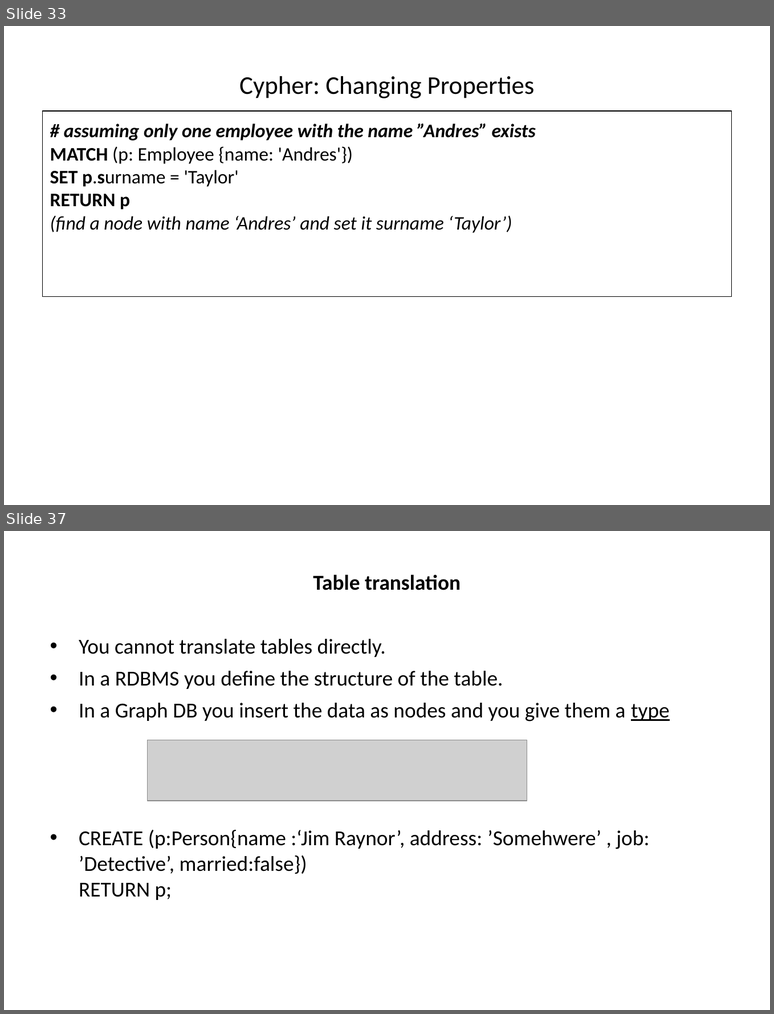
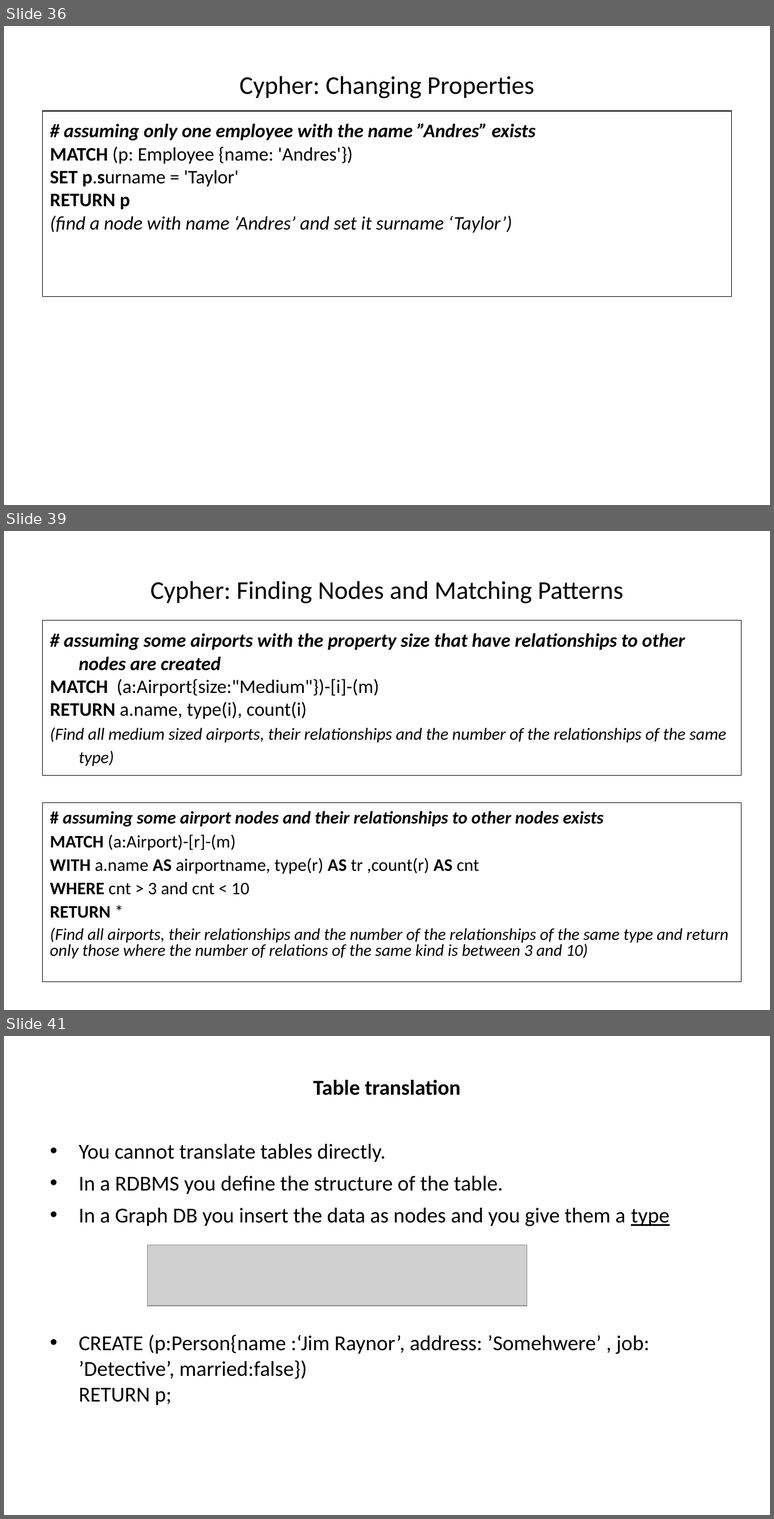
Before and after one commit to hogeschool/INFDEV026B, a slide deck: 2018-2019/build/Lecture 5.pptx. Shown one above the other, each under a label of ours: slides 33 and 37 before the commit, slides 36, 39 and 41 after it; the slides between them are not shown. The pictures are 774x1014 and 774x1519 pixels, drawn with LibreOffice and Linux fonts; fonts in the diff are those of the drawing; grey boxes stand for pictures. Boxes give left, top, right and bottom in pixels: in the first picture for what was removed or moved away, otherwise in the second. Text is boxed around its words. In the diff, an @@ line names an element or a change of style, - is before the commit and + after.

```diff
--- a/2018-2019/build/Lecture 5.pptx
+++ b/2018-2019/build/Lecture 5.pptx
@@ slide 39 added at [4,531,770,1010], background #FFFFFF @@
@@ title added at [150,581,624,603], 24 pt, text #000000 @@
+Cypher: Finding Nodes and Matching Patterns
@@ rectangle added at [42,620,741,776], outline #000000 0.75 pt, 18 pt, text #000000, italic @@
+# assuming some airports with the property size that have relationships to other nodes are created
+MATCH (a:Airport{size:"Medium"})-[i]-(m)
+RETURN a.name, type(i), count(i)
+(Find all medium sized airports, their relationships and the number of the relationships of the same type)
@@ text added at [42,803,741,982], outline #000000 0.75 pt, 16.6 pt, text #000000, italic @@
+# assuming some airport nodes and their relationships to other nodes exists
+MATCH (a:Airport)-[r]-(m)
+WITH a.name AS airportname, type(r) AS tr ,count(r) AS cnt
+WHERE cnt > 3 and cnt < 10
+RETURN *
+(Find all airports, their relationships and the number of the relationships of the same type and return only those where the number of relations of the same kind is between 3 and 10)
@@ what was slide 33 is now slide 36 @@
@@ what was slide 37 is now slide 41 @@
```
Also in this commit, not shown: 3 slides changed, 3 other slides added.
